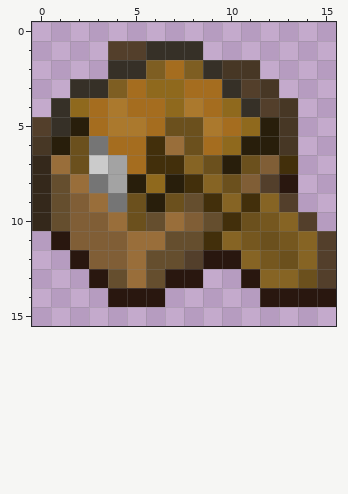
Pixel-art sprite: IMG/Itens/new/Transportes/spruce_chest_boat.png. That is the earlier state.
The file is 48x48 pixels, drawn in blocks of 3x3; one block is one cell here. Colours within 5 levels of each other are drawn and written as one.
Once edited:
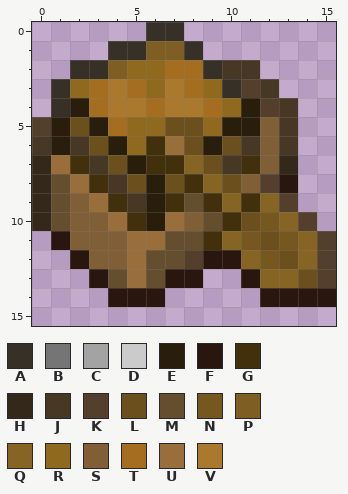
Palette (. is transparent): A #363027  B #757575  C #a3a3a3  D #cbcbcb  E #281e0b  F #29170f  G #422f0b  H #34281b  J #473725  K #533f2b  L #6b501d  M #654e2e  N #75571f  P #7e5e22  Q #866424  R #8f691d  S #805e36  T #a56d1f  U #996e3a  V #ab792d
Diff:
y 0: x 6..7 .. -> AA
y 1: x 4..7 KKAA -> AAPP
y 2: x 2..6 ..AAP -> AAPRR; x 8 P -> T
y 3: x 1..4 .AAP -> ARTV; x 7 R -> V; x 9 T -> R
y 4: x 2 R -> E; x 5 T -> V; x 7 R -> V; x 11 A -> E
y 5: x 1..6 AETVVT -> ELETRR; x 9..12 VTRE -> REES
y 6: x 2..5 LBTT -> JLER; x 9..12 TREE -> ELJS
y 7: x 2..5 LDCT -> GJLE; x 10..11 EL -> JG; x 13 G -> H
y 8: x 3..7 BCERE -> GJLEL
y 9: x 4..5 BL -> GJ; x 7 L -> G
y 10: x 5..6 LM -> GE
Changed places in both pictures, as pixel boxes (x1, y1, x2, y2):
changed: (51, 22, 298, 231)
